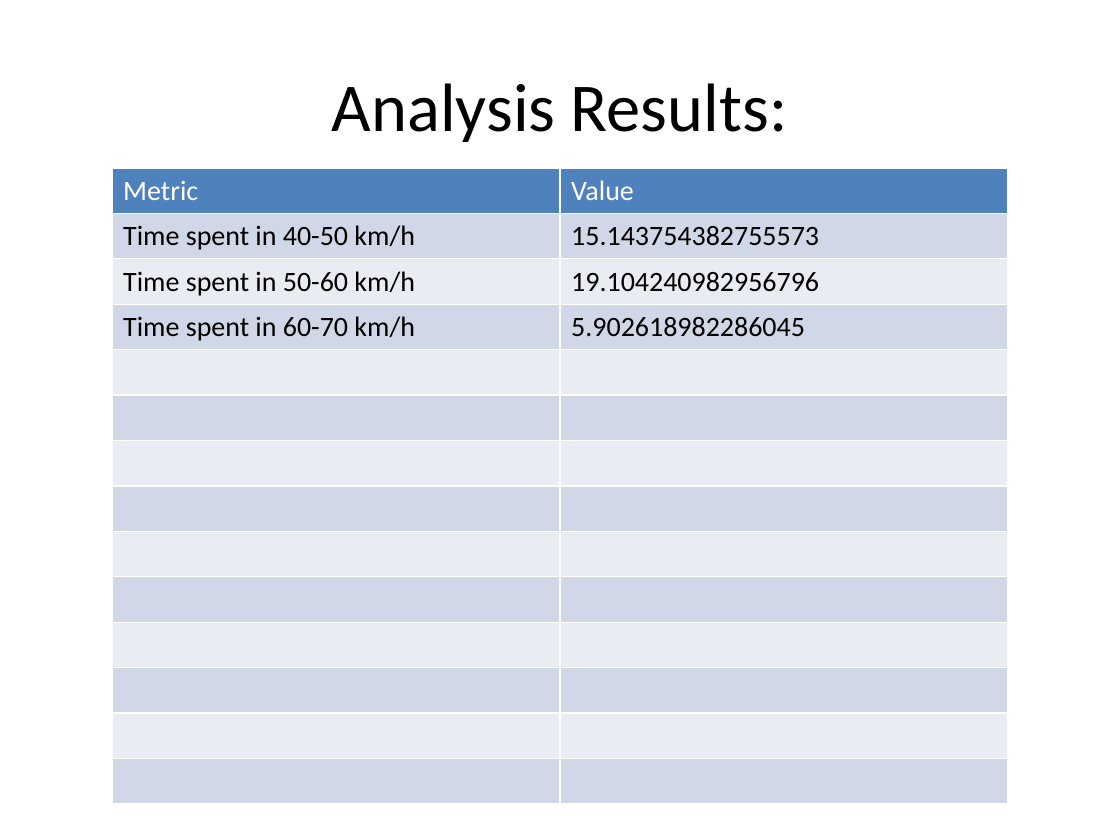
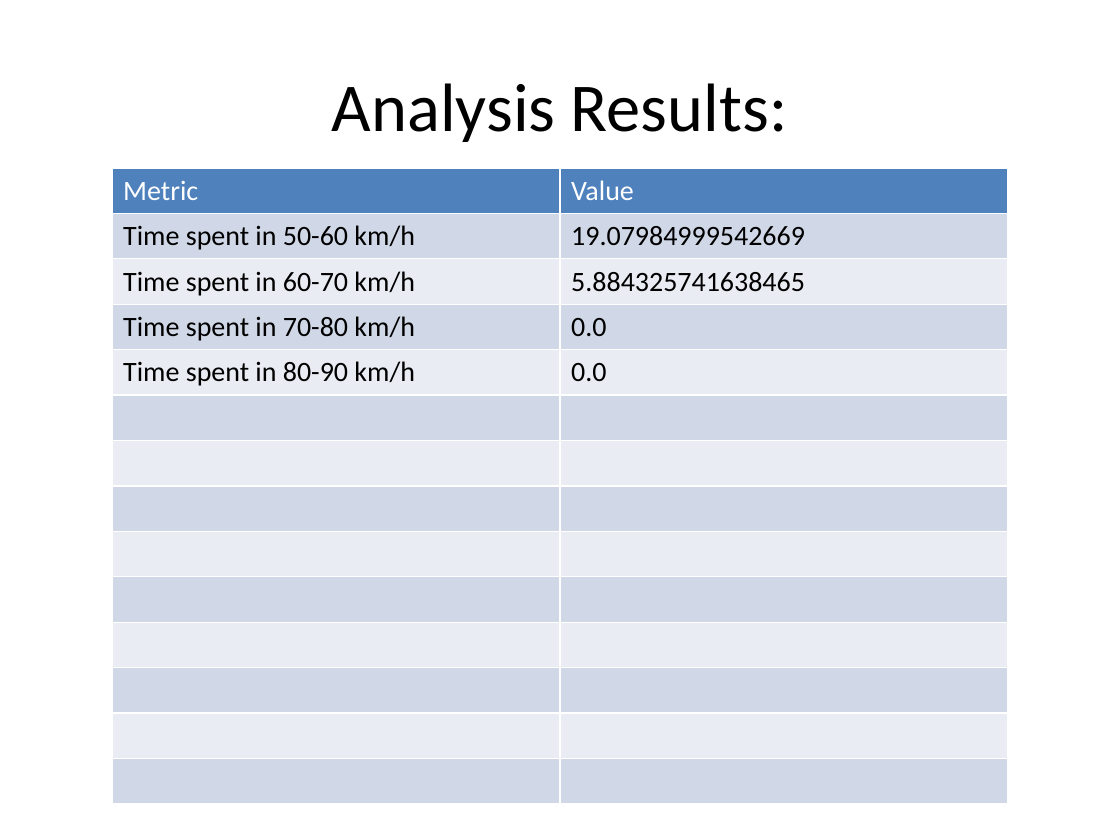
Before and after one commit to annmonrajijames/Automationdashboard, a slide deck: slide 5 of Automationdashboard/MAIN_FOLDER/Automation_Dashboard_Batterywise/V4/D11_03_2024/B3_B07_16.40_17.38/analysis_B3_B07_16.40_17.38.pptx. Drawn at 1120x840 pixels with LibreOffice and Linux fonts; fonts in the diff are those of the drawing. Boxes give left, top, right and bottom in pixels: in the first picture for what was removed or moved away, otherwise in the second. Text is boxed around its words. In the diff, an @@ line names an element or a change of style, - is before the commit and + after.

```diff
--- a/Automationdashboard/MAIN_FOLDER/Automation_Dashboard_Batterywise/V4/D11_03_2024/B3_B07_16.40_17.38/analysis_B3_B07_16.40_17.38.pptx
+++ b/Automationdashboard/MAIN_FOLDER/Automation_Dashboard_Batterywise/V4/D11_03_2024/B3_B07_16.40_17.38/analysis_B3_B07_16.40_17.38.pptx
@@ table at box(112, 168, 1008, 728) @@
-row 2: Time spent in 40-50 km/h | 15.143754382755573
-row 3: Time spent in 50-60 km/h | 19.104240982956796
-row 4: Time spent in 60-70 km/h | 5.902618982286045
+row 2: Time spent in 50-60 km/h | 19.07984999542669
+row 3: Time spent in 60-70 km/h | 5.884325741638465
+row 4: Time spent in 70-80 km/h | 0.0
+row 5: Time spent in 80-90 km/h | 0.0
-row 14:  | 
```
Also in this commit, not shown: 3 other slides changed, 25 other files.
